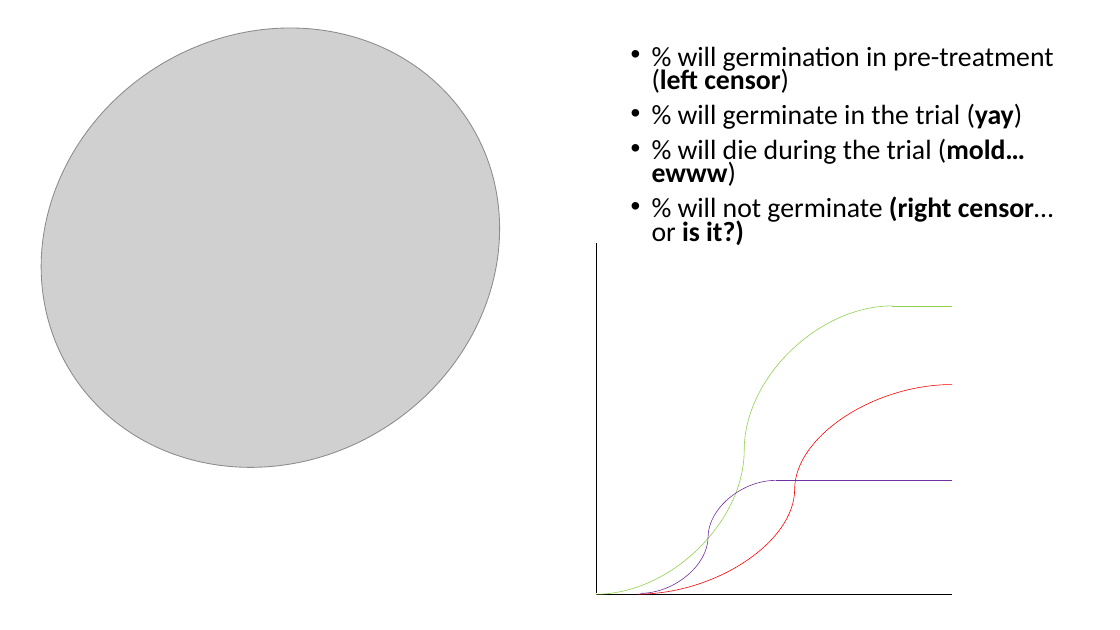
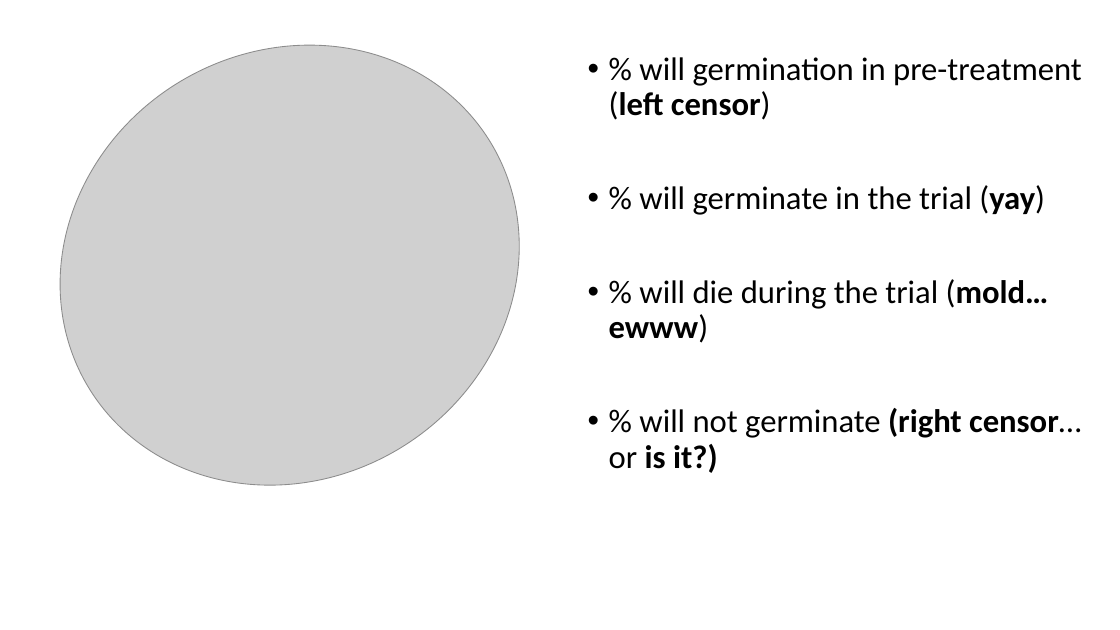
Before and after one commit to dbuona/timetogerminate, a slide deck: slide 6 of germination_trials/seed_update_labmeeting.pptx (slide 3 before the commit). Drawn at 1120x630 pixels with LibreOffice and Linux fonts; fonts in the diff are those of the drawing; grey boxes stand for pictures. Boxes give left, top, right and bottom in pixels: in the first picture for what was removed or moved away, otherwise in the second. Text is boxed around its words. In the diff, an @@ line names an element or a change of style, - is before the commit and + after.

Commit message:
did Germination index analysis

```diff
--- a/germination_trials/seed_update_labmeeting.pptx
+++ b/germination_trials/seed_update_labmeeting.pptx
@@ picture: place and size @@
-picture at <box>0,0,583,553</box>
+picture at <box>0,0,603,571</box>
@@ text "% will germination in pre-treatment ...": place and size @@
-text "% will germination in pre-treatment ..." at <box>652,46,1053,245</box>
+text "% will germination in pre-treatment ..." at <box>609,57,1082,473</box>
@@ text "% will germination in pre-treatment ..." at <box>609,57,1082,473</box>: size 23.8 to 28 pt; line spacing 0.7 to 0.9 @@
@@ line removed from (596, 243) to (596, 593) @@
@@ curved line removed from (893, 306) to (596, 594) @@
@@ line removed from (893, 306) to (952, 306) @@
@@ curved line removed from (952, 385) to (638, 594) @@
@@ curved line removed from (776, 481) to (641, 593) @@
@@ line removed from (776, 481) to (952, 481) @@
@@ line removed from (952, 594) to (596, 594) @@
```
Also in this commit, not shown: 1 other slide changed, 7 slides added, 4 slides removed, 6 other files.
